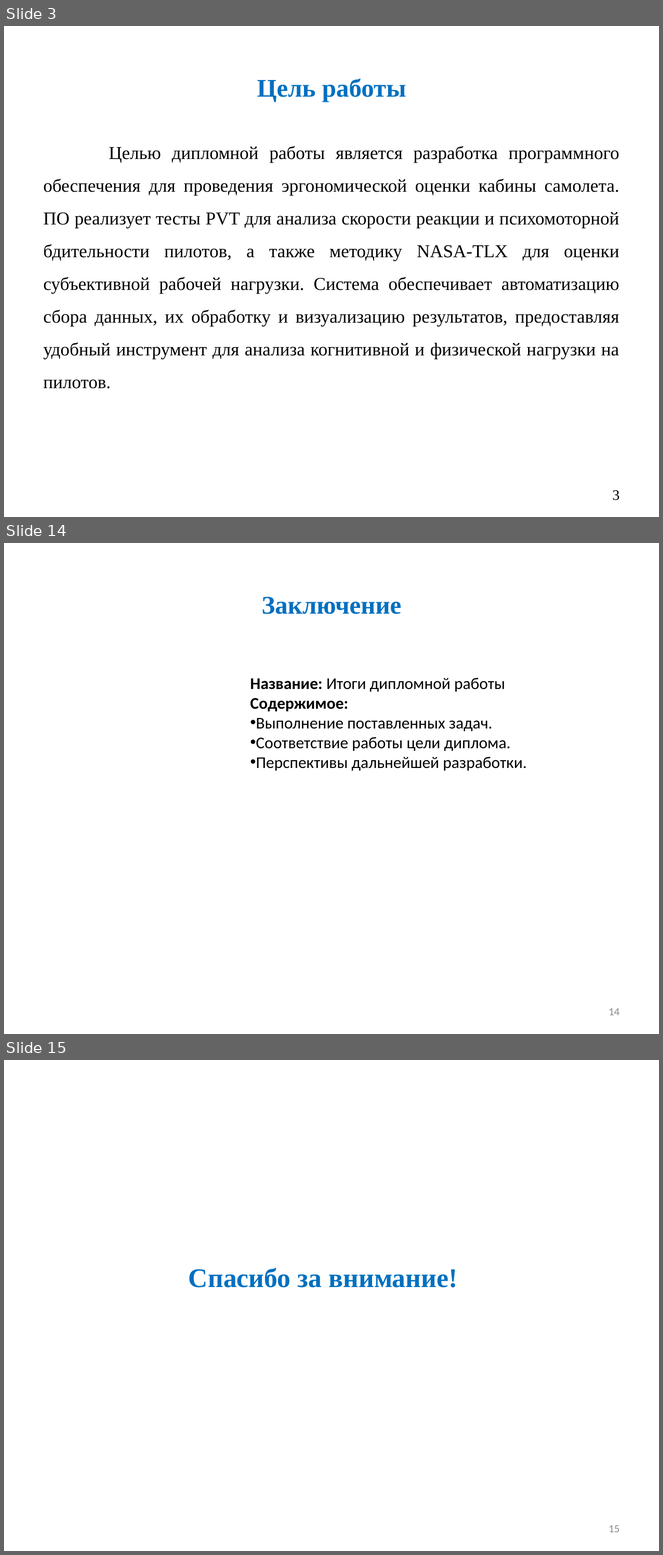
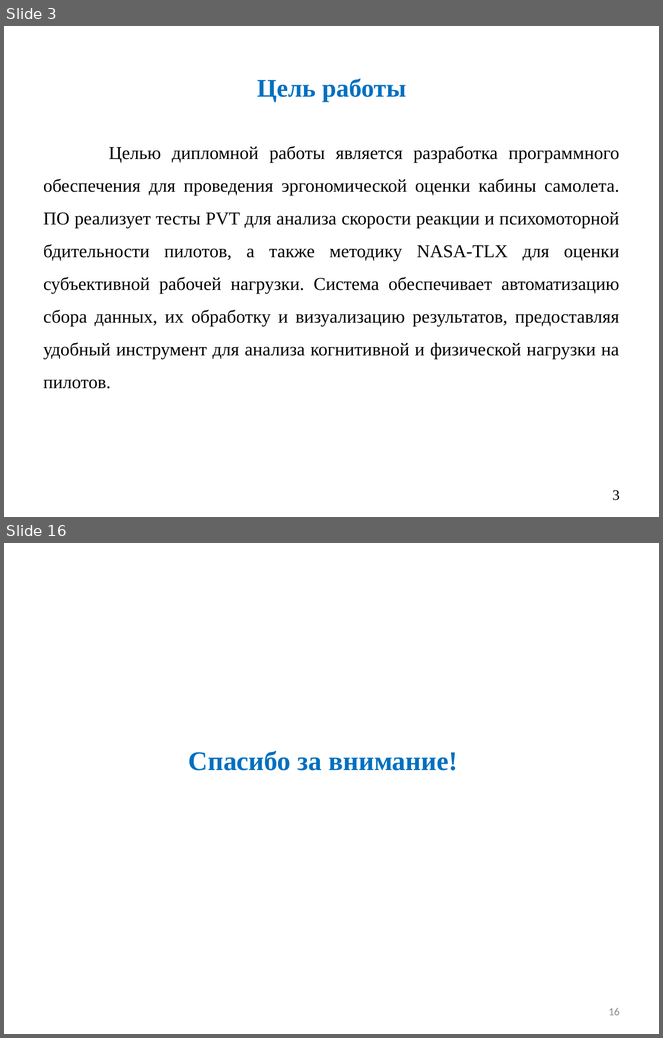
Before and after one commit to Ch1kez/PVT_NASA-TLX, a slide deck: Диплом/Презентация/презентация Курнаев.pptx. Shown one above the other, each under a label of ours: slides 3, 14 and 15 before the commit, slides 3 and 16 after it; the slides between them are not shown. The pictures are 663x1555 and 663x1038 pixels, drawn with LibreOffice and Linux fonts; fonts in the diff are those of the drawing. Boxes give left, top, right and bottom in pixels: in the first picture for what was removed or moved away, otherwise in the second. Text is boxed around its words. In the diff, an @@ line names an element or a change of style, - is before the commit and + after.

```diff
--- a/Диплом/Презентация/презентация Курнаев.pptx
+++ b/Диплом/Презентация/презентация Курнаев.pptx
@@ slide 14 removed at [4, 543, 659, 1034], background #FFFFFF @@
@@ title removed at [262, 597, 402, 614] @@
-Заключение
@@ text removed at [250, 678, 527, 771] @@
-Название: Итоги дипломной работы
-Содержимое:
-• Выполнение поставленных задач.
-• Соответствие работы цели диплома.
-• Перспективы дальнейшей разработки.
@@ page number removed at [609, 1008, 620, 1016] @@
-14
@@ what was slide 15 is now slide 16 @@
@@ page number at [609, 1008, 620, 1016]: text changed @@
-15
+16
```
Also in this commit, not shown: 5 slides changed, 8 slides added, 8 other slides removed, 1 other file.
